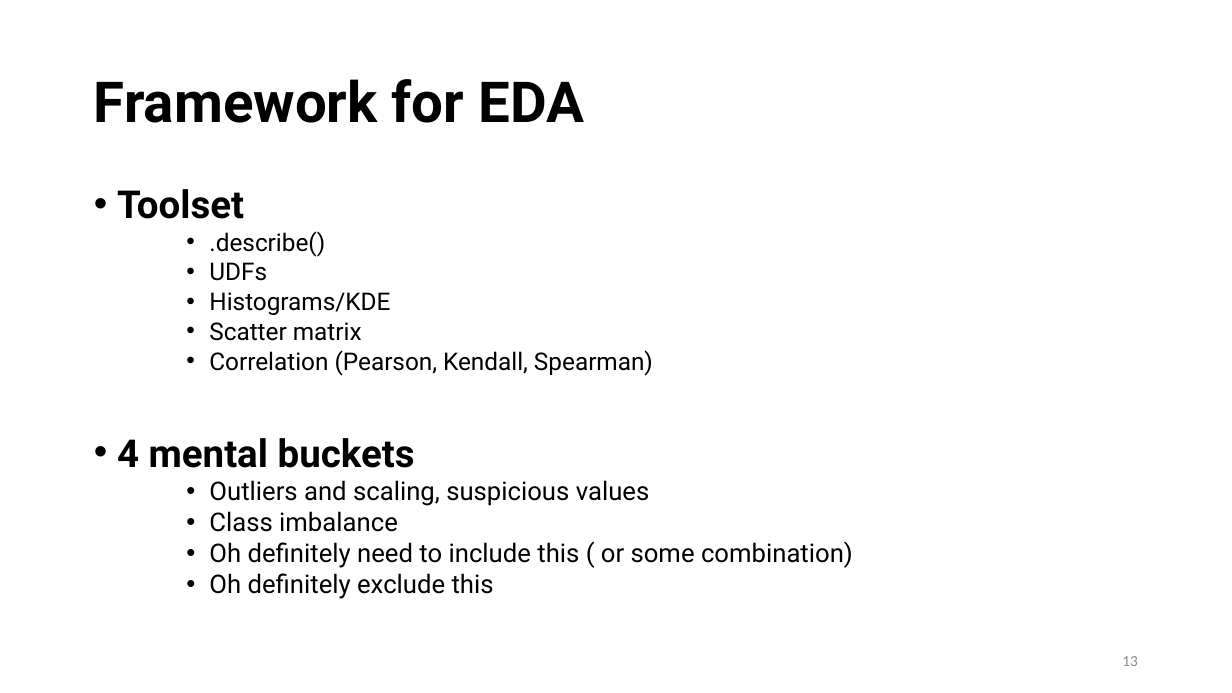
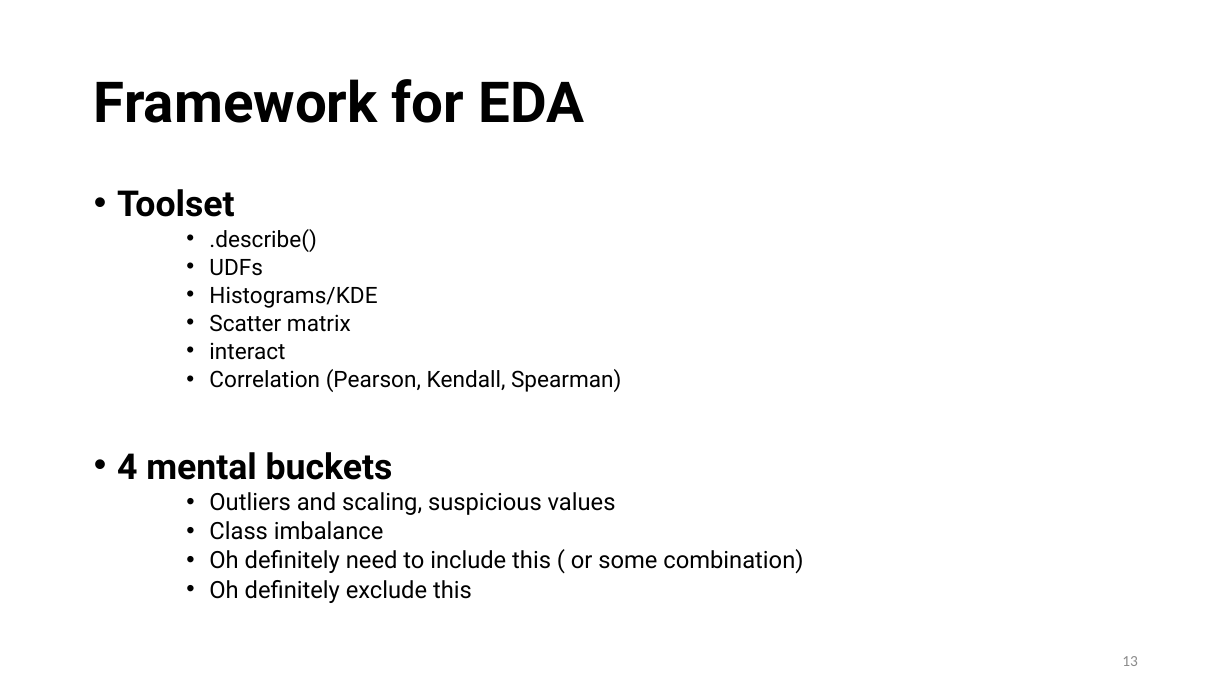
Before and after one commit to jtsw1990/datascience-eda-prezo, a slide deck: slide 13 of Problem Formulation & EDA.pptx. Drawn at 1232x693 pixels with LibreOffice and Linux fonts; fonts in the diff are those of the drawing. Boxes give left, top, right and bottom in pixels: in the first picture for what was removed or moved away, otherwise in the second. Text is boxed around its words. In the diff, an @@ line names an element or a change of style, - is before the commit and + after.

```diff
--- a/Problem Formulation & EDA.pptx
+++ b/Problem Formulation & EDA.pptx
@@ text at box(117, 189, 803, 603): size 30 to 27.8 pt in "Toolset", "4 mental buckets"; size 19 to 17.6 pt in ".describe()", "UDFs", "Histograms/KDE", "Scatter matrix" and 1 more places; size 20 to 18.5 pt in "Outliers and scaling, suspicious values", "Class imbalance", "Oh definitely need to include this ( ...", "Oh definitely exclude this" @@
@@ text at box(209, 343, 285, 360): paragraph added @@
+    • interact
```
Also in this commit, not shown: 2 other slides changed, 3 other files.
